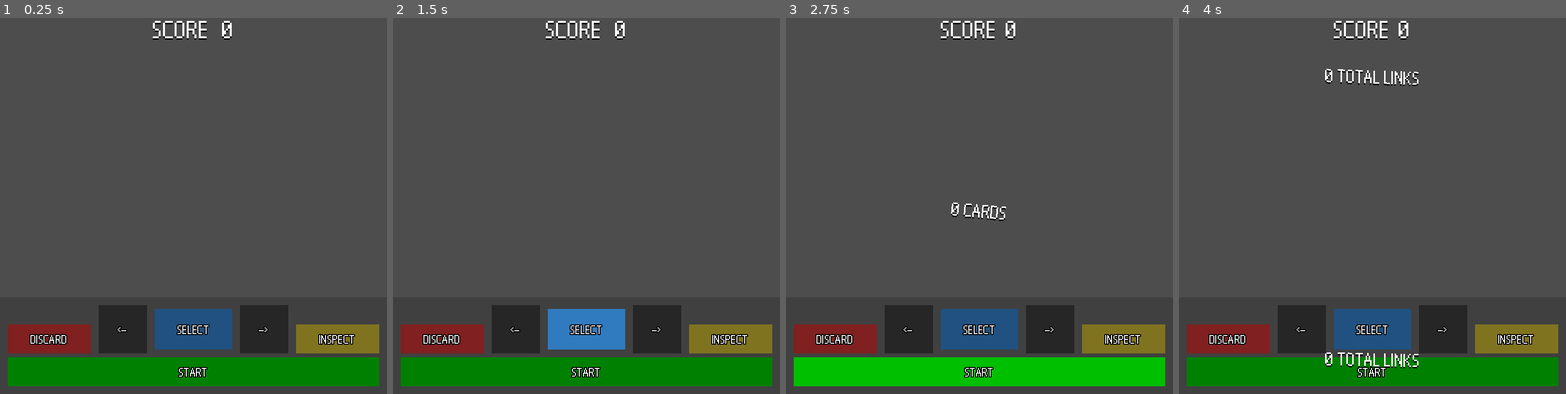
Above: before the commit, frames 1-4 (left to right).
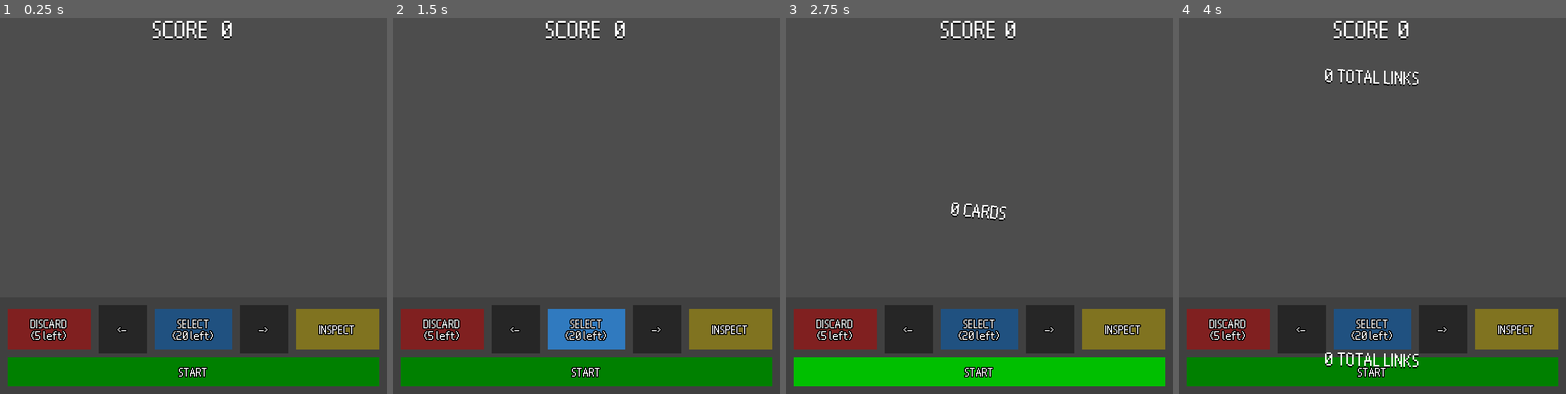
Above: after the commit, the same moments.

Repository: sjerpsthomas/job-hunter
Game: Godot game, scene res://screen/main/main_screen.tscn
Two runs of this game, one before a commit and one after it. Both use one fixed random seed, a clock stepped at 60 frames per second and the inputs below. This scene is started directly instead of the project's main scene.
Inputs (mouse positions are in pixels of both pictures, inside the frame that each line leads up to):
- Up to frame 1 (0.25 s): no input
- Up to frame 2 (1.5 s): click "DISCARD" (after the commit: "DISCARD (5 left)") at 0.5 s; click "SELECT" (after the commit: "SELECT (20 left)") at 1.25 s
- Up to frame 3 (2.75 s): click "START" at 2 s
- Up to frame 4 (4 s): click "START" at 2.75 s; move the mouse to (1457, 179) at 3.52 s; hold Right (ui_right) from 3.53 s (still down); hold Backspace (ui_card_discard) from 3.53 s (still down); click (1457, 179) at 3.67 s; tap Space (ui_accept) at 3.77, 3.8 s

The runs differ from the first frame. In frame 1, 3.4% of the frame differs, in the area x 2-98%, y 77-90%; in frame 2, 3.4%; in frame 3, 3.4%; in frame 4, 3.4%.
Error before the commit: Out of bounds get index '-1' (on base: 'Array[PortfolioItem]') (res://screen/main/cards.gd:27)
Error after the commit: Out of bounds get index '-1' (on base: 'Array[PortfolioItem]') (res://screen/main/cards.gd:32)

Commit message:
Add select and discard count

Diff:
--- a/screen/main/cards.gd
+++ b/screen/main/cards.gd
@@ -2,6 +2,8 @@
 
 var card_id := 0
 var cards: Array[Card]
+
+@onready var main_screen := get_parent()
 
 const CARD_COUNT := 5
 
@@ -14,6 +16,9 @@
 	set_card_id(CARD_COUNT / 2)
 
 	position = Vector2(400 - 60 * card_id, 450)
+
+	main_screen.select_count = 20
+	main_screen.discard_count = 5
 
 
 func add_random_card() -> void:
@@ -136,8 +141,10 @@
 
 	if card.picked:
 		card.picked = false
-	else:
+		main_screen.select_count += 1
+	elif main_screen.select_count > 0:
 		card.picked = true
+		main_screen.select_count -= 1
 
 	card.set_border(true)
 
@@ -150,10 +157,15 @@
 	set_card_id(card_id)
 
 func discard_card(card_index: int) -> void:
+	if main_screen.discard_count <= 0:
+		return
+
 	var card := cards[card_index]
 
 	card.queue_free()
 	cards.remove_at(card_index)
 	add_random_card()
 
+	main_screen.discard_count -= 1
+
 	set_card_id(card_id)
--- a/screen/main/main_screen.gd
+++ b/screen/main/main_screen.gd
@@ -7,6 +7,16 @@
 		%Score.text = str("SCORE  ", score)
 
 var shake: float
+
+var select_count: int:
+	set(new_select_count):
+		select_count = new_select_count
+		%UI.set_select_count(select_count)
+
+var discard_count: int:
+	set(new_discard_count):
+		discard_count = new_discard_count
+		%UI.set_discard_count(discard_count)
 
 
 func _unhandled_input(event: InputEvent) -> void:
--- a/screen/main/main_screen.tscn
+++ b/screen/main/main_screen.tscn
@@ -116,6 +116,7 @@
 script = ExtResource("4_yjj13")
 
 [node name="UI" type="Panel" parent="."]
+unique_name_in_owner = true
 texture_filter = 1
 offset_top = 600.0
 offset_right = 800.0
@@ -126,9 +127,9 @@
 [node name="DiscardButton" type="Button" parent="UI"]
 layout_mode = 0
 offset_left = 16.0
-offset_top = 56.0
+offset_top = 24.0
 offset_right = 188.0
-offset_bottom = 116.0
+offset_bottom = 108.0
 focus_mode = 0
 theme_override_colors/font_color = Color(1, 1, 1, 1)
 theme_override_colors/font_outline_color = Color(0, 0, 0, 1)
@@ -137,7 +138,8 @@
 theme_override_styles/normal = SubResource("StyleBoxFlat_5nfce")
 theme_override_styles/hover = SubResource("StyleBoxFlat_yjj13")
 action_mode = 0
-text = "DISCARD"
+text = "DISCARD
+(x left)"
 
 [node name="LeftButton" type="Button" parent="UI"]
 layout_mode = 0
@@ -172,9 +174,9 @@
 [node name="InspectButton" type="Button" parent="UI"]
 layout_mode = 0
 offset_left = 612.0
-offset_top = 56.0
+offset_top = 24.0
 offset_right = 784.0
-offset_bottom = 116.0
+offset_bottom = 108.0
 focus_mode = 0
 theme_override_colors/font_color = Color(1, 1, 1, 1)
 theme_override_colors/font_outline_color = Color(0, 0, 0, 1)
@@ -199,7 +201,8 @@
 theme_override_styles/normal = SubResource("StyleBoxFlat_exliv")
 theme_override_styles/hover = SubResource("StyleBoxFlat_j8d0k")
 action_mode = 0
-text = "SELECT"
+text = "SELECT
+(x left)"
 
 [node name="StartButton" type="Button" parent="UI"]
 layout_mode = 0
--- a/screen/main/ui.gd
+++ b/screen/main/ui.gd
@@ -7,6 +7,12 @@
 	event.pressed = true
 	Input.parse_input_event(event)
 
+
+func set_discard_count(new_discard_count: int) -> void:
+	$DiscardButton.text = str("DISCARD\n(", new_discard_count, " left)")
+
+func set_select_count(new_select_count: int) -> void:
+	$SelectButton.text = str("SELECT\n(", new_select_count, " left)")
 
 func _on_discard_button_pressed() -> void:
 	press("ui_card_discard")
